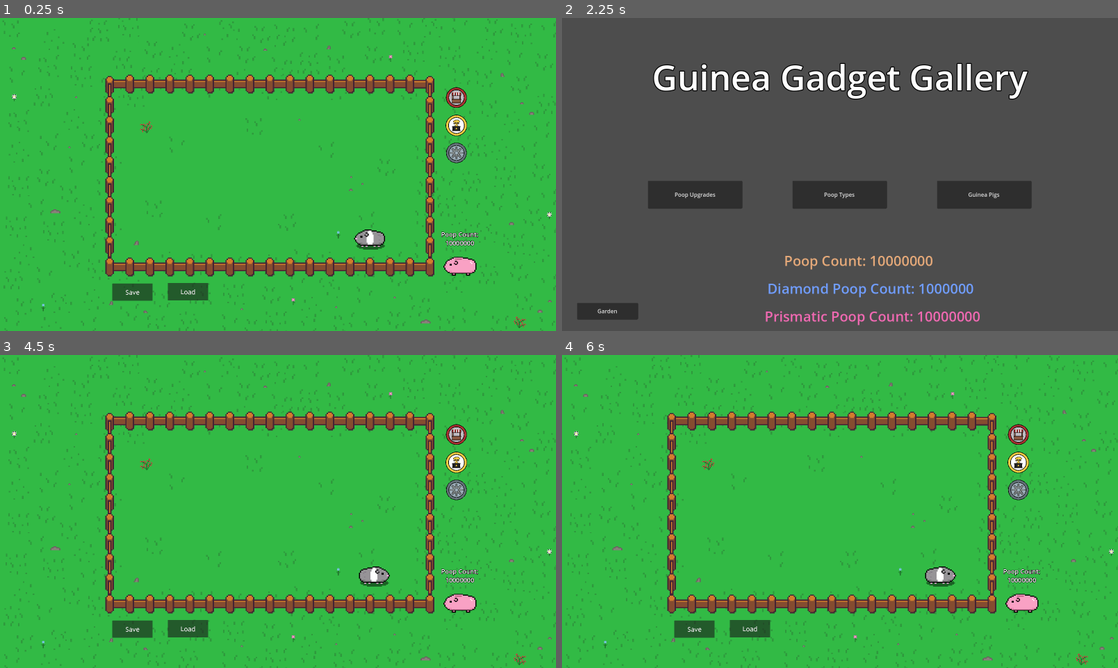
Above: before the commit, frames 1-4 (two rows, left to right).
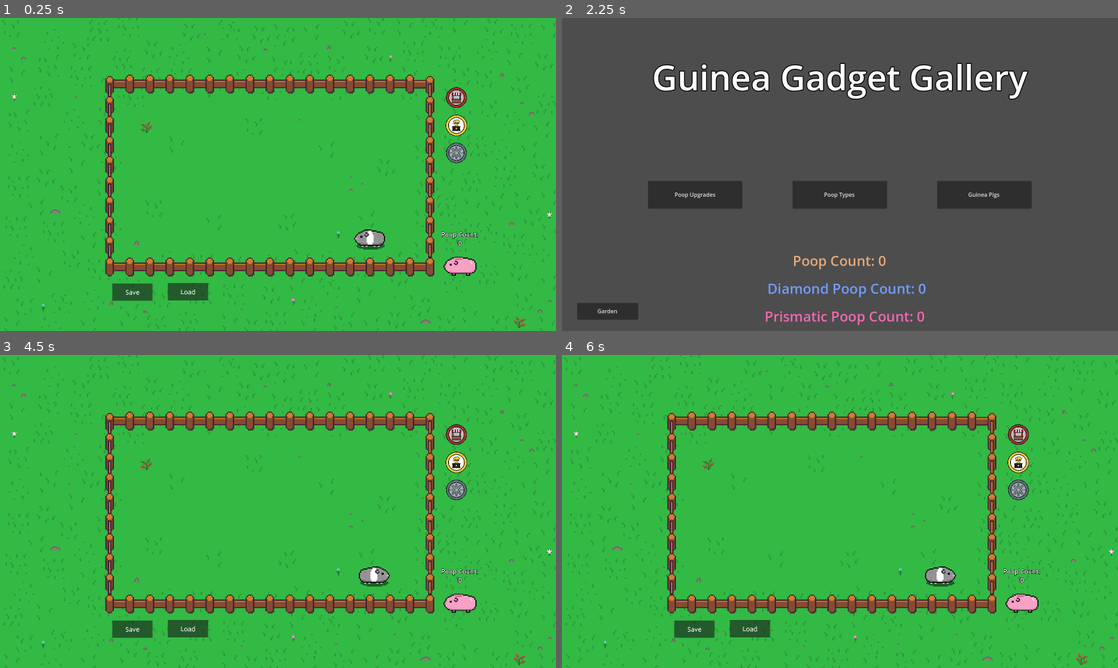
Above: after the commit, the same moments.

Repository: PokeThePig/Guinea_Pig_Garden
Game: Godot game, scene res://Scenes/main_tree.tscn
Two runs of this game, one before a commit and one after it. Both use one fixed random seed, a clock stepped at 60 frames per second and the inputs below. The engine's default icon, where the game draws it, is replaced by a stand-in: a white triangle on a blue panel in a dark square. Sound files missing from this copy of the repository are replaced by a short silence.
Inputs (mouse positions are in pixels of both pictures, inside the frame that each line leads up to):
- Up to frame 1 (0.25 s): no input
- Up to frame 2 (2.25 s): click "Save" at 0.5 s; click "Load" at 1.25 s; click (1017, 96) at 2 s
- Up to frame 3 (4.5 s): click "Garden" at 2.75 s; click (455, 461) at 3.5 s; click "Garden" at 4.25 s
- Up to frame 4 (6 s): click (1017, 489) at 5 s; click "Resume" at 5.75 s

The runs differ from the first frame. In frame 1, less than 0.1% of the frame differs, in the area x 80-86%, y 71-73%; in frame 2, 0.8%, in the area x 40-76%, y 76-98%; in frame 3, less than 0.1%; in frame 4, less than 0.1%.

Commit message:
Second commit

Diff:
--- a/SaveLoad.gd
+++ b/SaveLoad.gd
@@ -1,6 +1,7 @@
 extends Node
 
-const save_location = "user://SaveFile12.json"
+const save_location = "user://SaveFile.json"
+
 
 var contents_to_save: Dictionary = {
 	"regular_poop_amount": 0,
@@ -50,6 +51,15 @@
 	"king_poop_unlocked": false,
 	"guinea_order": [],
 	"upgrades_left_dictionary": {},
+	"gold_rush_unlocked": false,
+	"diamond_digger_unlocked": false,
+	"taste_rainbow_unlocked": false,
+	"colossal_crusher_unlocked": false,
+	"poop_frenzy_unlocked": false,
+	"full_house_unlocked": false,
+	"disco_party_unlocked": false,
+	"manure_millionare_unlocked": false,
+	"petting_professional_unlocked": false,
 }
 
 func _ready() -> void:
@@ -114,3 +124,12 @@
 		contents_to_save.king_poop_unlocked = save_data.king_poop_unlocked
 		contents_to_save.guinea_order = save_data.guinea_order
 		contents_to_save.upgrades_left_dictionary = save_data.upgrades_left_dictionary
+		contents_to_save.gold_rush_unlocked = save_data.gold_rush_unlocked
+		contents_to_save.diamond_digger_unlocked = save_data.diamond_digger_unlocked
+		contents_to_save.taste_rainbow_unlocked = save_data.taste_rainbow_unlocked
+		contents_to_save.colossal_crusher_unlocked = save_data.colossal_crusher_unlocked
+		contents_to_save.poop_frenzy_unlocked = save_data.poop_frenzy_unlocked
+		contents_to_save.full_house_unlocked = save_data.full_house_unlocked
+		contents_to_save.disco_party_unlocked = save_data.disco_party_unlocked
+		contents_to_save.manure_millionare_unlocked = save_data.manure_millionare_unlocked
+		contents_to_save.petting_professional_unlocked = save_data.petting_professional_unlocked
--- a/Scripts/Globals.gd
+++ b/Scripts/Globals.gd
@@ -36,9 +36,9 @@
 var kings_coronation_active = false
 
 #Poop counts
-var poop_amount = 10000000
-var diamond_poop_amount = 1000000
-var prismatic_poop_amount = 10000000
+var poop_amount = 0
+var diamond_poop_amount = 0
+var prismatic_poop_amount = 0
 
 var currently_raining = false
 
@@ -57,6 +57,7 @@
 var taste_rainbow_achievement_completed = false
 var colossal_crusher_achievement_completed = false
 var poop_frenzy_achievement_completed = false
+var full_house_achievement_completed = false
 var disco_party_achievement_completed = false
 var manure_millionare_achievement_completed = false
 var petting_professional_achievement_completed = false
--- a/Scripts/Main_World.gd
+++ b/Scripts/Main_World.gd
@@ -8,6 +8,7 @@
 signal restore_upgrades
 signal update_poop_upgrades_shop
 signal update_bella
+signal update_achievements
 
 var pig_count = 1
 var pig_name = "Bella"
@@ -26,6 +27,7 @@
 	update_bella.connect(get_parent().get_node("Poop_Upgrades_Shop").get_node("ScrollContainer").get_node("VBoxContainer").get_node("ScrollContainer").get_node("HBoxContainer").get_node("giant_poop_upgrade")._update_bella.bind())
 	await get_tree().create_timer(.05).timeout
 	update_bella.connect(instance_from_id(Globals.upgrade_dictionary["Bella"][0]).get_node("HBoxContainer").get_node("Squeek_Frenzy_Purchase")._update_bella.bind())
+	update_achievements.connect(get_parent().get_node("Achievements_Screen")._load_achievements.bind())
 
 	_spawn_pig(pig_name)
 	new_pig_sprite.texture = load("res://Sprites/Currently Used/Bella2.0-Sheet.png")
@@ -98,7 +100,16 @@
 	SaveLoad.contents_to_save.guinea_order = Globals.guinea_purchase_order
 	SaveLoad.contents_to_save.upgrades_left_dictionary = Globals.upgrade_dictionary
 
-	print(Globals.upgrade_dictionary)
+	#Achievements
+	SaveLoad.contents_to_save.gold_rush_unlocked = Globals.gold_rush_achievement_completed
+	SaveLoad.contents_to_save.diamond_digger_unlocked = Globals.diamond_digger_achievement_completed
+	SaveLoad.contents_to_save.taste_rainbow_unlocked = Globals.taste_rainbow_achievement_completed
+	SaveLoad.contents_to_save.colossal_crusher_unlocked = Globals.colossal_crusher_achievement_completed
+	SaveLoad.contents_to_save.poop_frenzy_unlocked = Globals.poop_frenzy_achievement_completed
+	SaveLoad.contents_to_save.full_house_unlocked = Globals.full_house_achievement_completed
+	SaveLoad.contents_to_save.disco_party_unlocked = Globals.disco_party_achievement_completed
+	SaveLoad.contents_to_save.manure_millionare_unlocked = Globals.manure_millionare_achievement_completed
+	SaveLoad.contents_to_save.petting_professional_unlocked = Globals.petting_professional_achievement_completed
 
 	SaveLoad._save()
 
@@ -158,7 +169,15 @@
 	Globals.kings_coronation_purchased = SaveLoad.contents_to_save.king_poop_unlocked
 	Globals.guinea_purchase_order = SaveLoad.contents_to_save.guinea_order
 	Globals.upgrade_dictionary = SaveLoad.contents_to_save.upgrades_left_dictionary
-
+	Globals.gold_rush_achievement_completed = SaveLoad.contents_to_save.gold_rush_unlocked
+	Globals.diamond_digger_achievement_completed = SaveLoad.contents_to_save.diamond_digger_unlocked
+	Globals.taste_rainbow_achievement_completed = SaveLoad.contents_to_save.taste_rainbow_unlocked
+	Globals.colossal_crusher_achievement_completed = SaveLoad.contents_to_save.colossal_crusher_unlocked
+	Globals.poop_frenzy_achievement_completed = SaveLoad.contents_to_save.poop_frenzy_unlocked
+	Globals.full_house_achievement_completed = SaveLoad.contents_to_save.full_house_unlocked
+	Globals.disco_party_achievement_completed = SaveLoad.contents_to_save.disco_party_unlocked
+	Globals.manure_millionare_achievement_completed = SaveLoad.contents_to_save.manure_millionare_unlocked
+	Globals.petting_professional_achievement_completed = SaveLoad.contents_to_save.petting_professional_unlocked
 
 	for pig in get_tree().get_nodes_in_group("Pig"):
 		restore_upgrades.connect(pig._update_poop_speed.bind())
@@ -167,8 +186,7 @@
 	update_buttons.emit()
 	update_poop_upgrades_shop.emit()
 	update_bella.emit()
-
-
+	update_achievements.emit()
 
 func _guinea_spawning():
 	#Gizmo
--- a/Scripts/achievements_screen.gd
+++ b/Scripts/achievements_screen.gd
@@ -81,3 +81,24 @@
 	print(achievements_complete)
 	if achievements_complete == 9:
 		all_achievements_complete.emit()
+
+func _load_achievements():
+	if Globals.gold_rush_achievement_completed:
+		_golden_poop_achievement_unlocked()
+	if Globals.diamond_digger_achievement_completed:
+		_diamond_poop_achievement_unlocked()
+	if Globals.taste_rainbow_achievement_completed:
+		_prismatic_poop_achievement_unlocked()
+	if Globals.colossal_crusher_achievement_completed:
+		_giant_poop_achievement_unlocked()
+	if Globals.poop_frenzy_achievement_completed:
+		_max_speed_achievement_unlocked()
+	if Globals.full_house_achievement_completed:
+		_all_pigs_achievement_unlocked()
+	if Globals.disco_party_achievement_completed:
+		_disco_achievement_unlocked()
+	if Globals.manure_millionare_achievement_completed:
+		_one_million_achievement_unlocked()
+	if Globals.petting_professional_achievement_completed:
+		_thousand_pets_achievement_unlocked()
+	check_if_all_complete()
--- a/Scripts/double_poop_drop_purchase.gd
+++ b/Scripts/double_poop_drop_purchase.gd
@@ -1,7 +1,7 @@
 extends Node2D
 
 var upgrades_left = 3
-var guinea_id = ""
+var guinea_id = null
 signal upgrade_purchased
 
 func _ready():
--- a/Scripts/shop_scene.gd
+++ b/Scripts/shop_scene.gd
@@ -31,5 +31,6 @@
 func _item_purchased():
 	$Purchase_sound_effect.play()
 	if (len(Globals.guinea_dictionary) == 5) and (achievement_unlocked == false):
+		Globals.full_house_achievement_completed = true
 		all_guinea_pigs_purchased.emit()
 		achievement_unlocked = true
